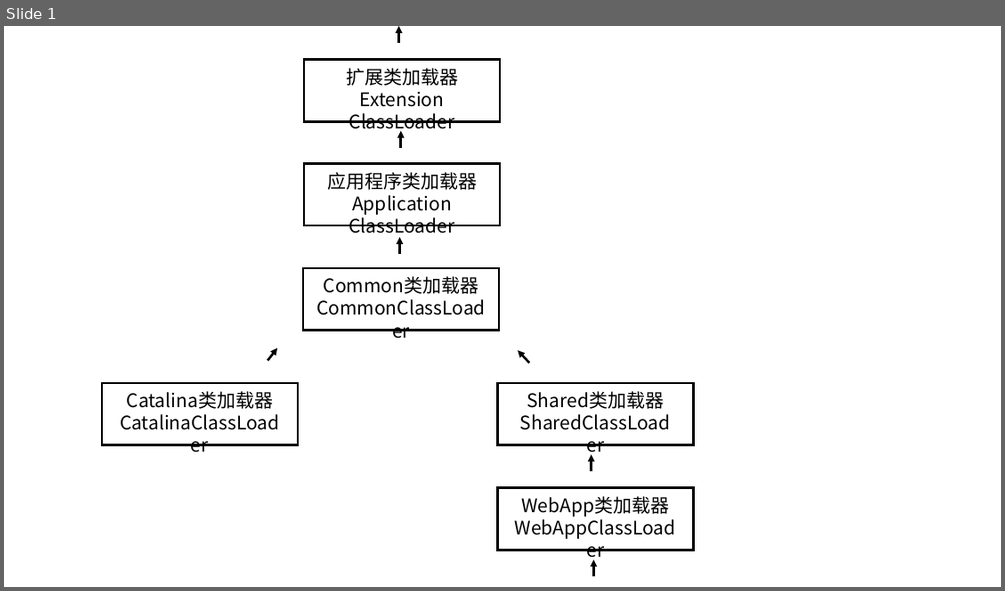
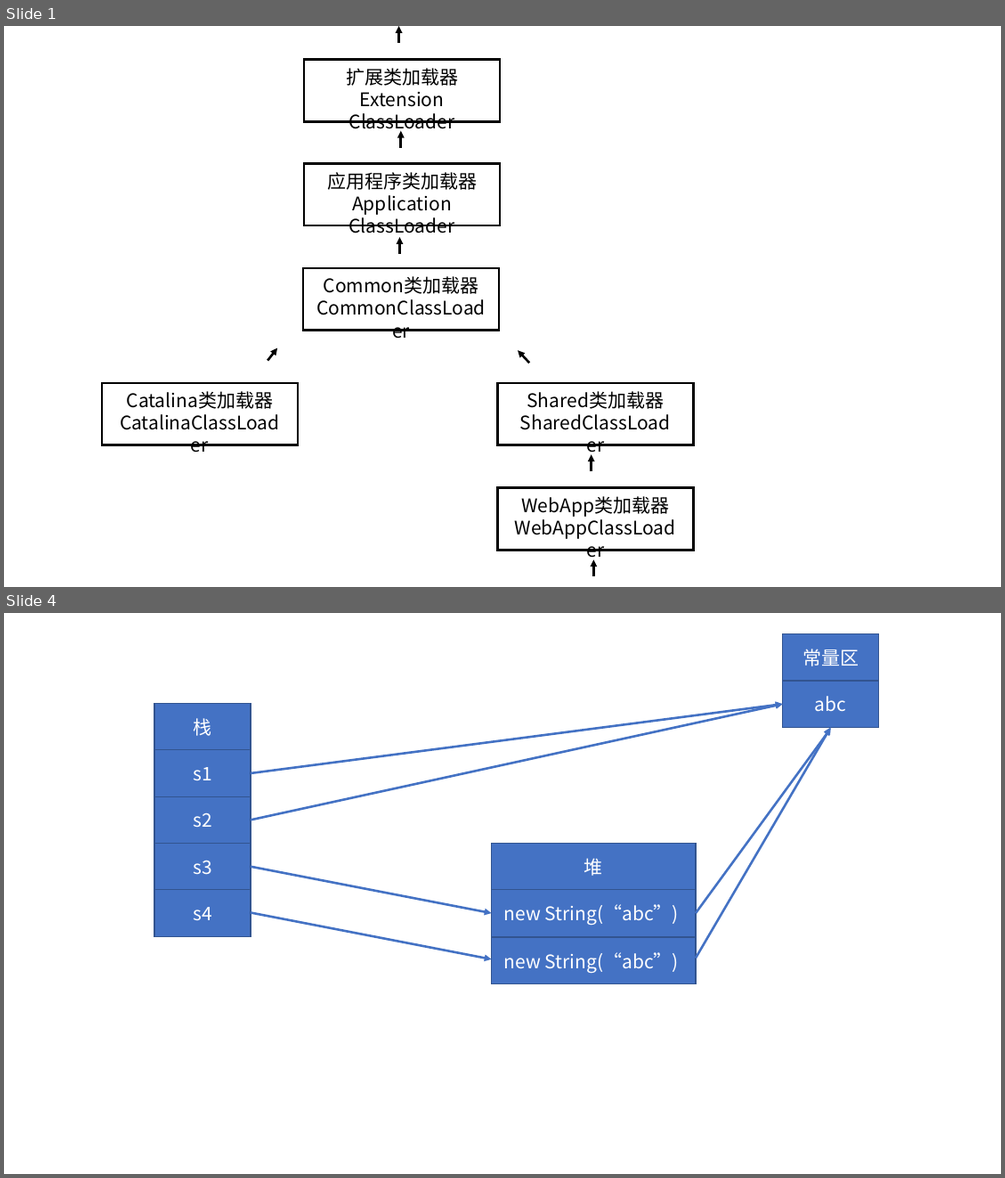
Before and after one commit to 617076674/learn_notes, a slide deck: 图.pptx. Shown one above the other, each under a label of ours: slide 1 before the commit, slides 1 and 4 after it; the slides between them are not shown. The pictures are 1005x591 and 1005x1178 pixels, drawn with LibreOffice and Linux fonts; fonts in the diff are those of the drawing. Boxes give left, top, right and bottom in pixels: in the first picture for what was removed or moved away, otherwise in the second. Text is boxed around its words. In the diff, an @@ line names an element or a change of style, - is before the commit and + after.

```diff
--- a/图.pptx
+++ b/图.pptx
@@ slide 4 added at box(4, 613, 1001, 1174), background #FFFFFF @@
@@ rectangle added at box(783, 634, 879, 681), fill #4472C4, outline #325491 1 pt, 18 pt, text #FFFFFF @@
+常量区
@@ rectangle added at box(783, 681, 879, 728), fill #4472C4, outline #325491 1 pt, 18 pt, text #FFFFFF @@
+abc
@@ rectangle added at box(154, 704, 251, 750), fill #4472C4, outline #325491 1 pt, 18 pt, text #FFFFFF @@
+栈
@@ arrow added from (251, 773) to (783, 705), #4472C4 2.25 pt @@
@@ arrow added from (251, 820) to (783, 705), #4472C4 2.25 pt @@
@@ arrow added from (696, 913) to (831, 728), #4472C4 2.25 pt @@
@@ arrow added from (696, 957) to (831, 728), #4472C4 2.25 pt @@
@@ rectangle added at box(154, 750, 251, 796), fill #4472C4, outline #325491 1 pt, 18 pt, text #FFFFFF @@
+s1
@@ rectangle added at box(154, 796, 251, 843), fill #4472C4, outline #325491 1 pt, 18 pt, text #FFFFFF @@
+s2
@@ rectangle added at box(154, 844, 251, 890), fill #4472C4, outline #325491 1 pt, 18 pt, text #FFFFFF @@
+s3
@@ rectangle added at box(492, 844, 696, 890), fill #4472C4, outline #325491 1 pt, 18 pt, text #FFFFFF @@
+堆
@@ arrow added from (251, 867) to (492, 913), #4472C4 2.25 pt @@
@@ rectangle added at box(154, 890, 251, 936), fill #4472C4, outline #325491 1 pt, 18 pt, text #FFFFFF @@
+s4
@@ rectangle added at box(492, 890, 696, 936), fill #4472C4, outline #325491 1 pt, 18 pt, text #FFFFFF @@
+new String(“abc”)
@@ arrow added from (251, 913) to (492, 959), #4472C4 2.25 pt @@
@@ rectangle added at box(492, 938, 696, 984), fill #4472C4, outline #325491 1 pt, 18 pt, text #FFFFFF @@
+new String(“abc”)
```
Also in this commit, not shown: 3 other slides added, 18 other files.
